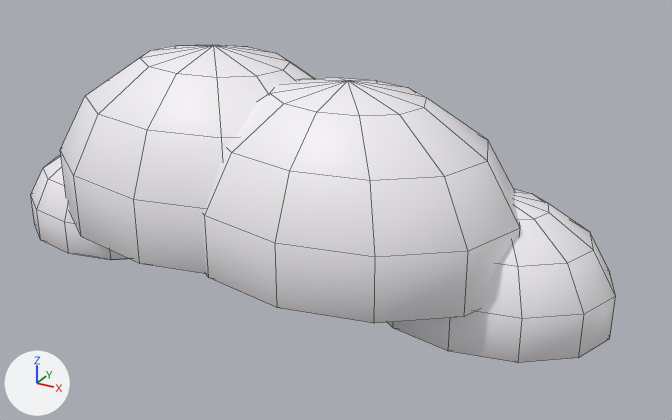
Two versions of the FBX model Assets/Art/Models/Environment/Sky/Cloud_02.fbx, one commit apart.
Before and after are seen from a 50 mm camera at (3.75, -6.05, 3.74) aimed at (0.41, 0.01, 0.7). Arrows for +X, +Y and +Z are at lower left; the lights stay in place. The picture after the commit comes second. Mesh edges are drawn as thin lines. Where no turn or scale is listed for an object, it has been applied to the vertices.

Names of what the first picture shows: 'Cloud_02'.
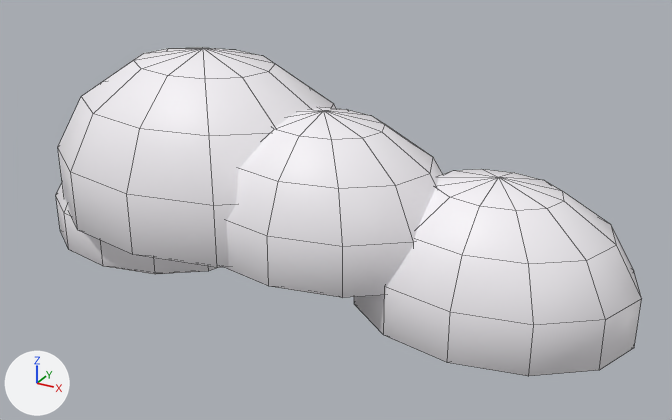
Changed parts and their boxes (x1, y1, x2, y2) in the pictures (672 x 420 px; the box of a moved part takes in the faces that stretch with it):
'Cloud_02', reshaped: before (31, 44, 616, 363); after (56, 47, 642, 376)
part 1 of me_cloud_02, moved or reshaped: before (31, 155, 129, 260); after (56, 183, 217, 274)
part 2 of me_cloud_02, moved or reshaped: before (60, 44, 314, 274); after (58, 47, 336, 268)
part 3 of me_cloud_02, moved or reshaped: before (203, 77, 520, 323); after (225, 107, 442, 298)
part 4 of me_cloud_02, moved or reshaped: before (388, 189, 616, 363); after (354, 169, 642, 376)

What the commit changed:
me_cloud_02 is used by ob_cloud_02; location (0.0, 0.0, 0.0).
me_cloud_02 had 296 vertices, 336 faces and spanned x -2.75..2.65, y -1.2..1.08, z 0.0..1.94.
me_cloud_02 now has 296 vertices, 336 faces and spans x -2.44..2.84, y -1.04..1.1, z 0.0..1.88.
me_cloud_02 part 1: the loose piece of 74 vertices spanning x -2.75..-1.07, y -0.69..0.56, z 0.0..0.9 is scaled about its middle by 1.17, then moved by (0.45, 0.05, 0.08).
me_cloud_02 part 2: the loose piece of 74 vertices spanning x -2.17..0.78, y -1.13..1.08, z 0.35..1.94 is scaled about its middle by 0.964, then moved by (-0.15, 0.06, -0.03).
me_cloud_02 part 3: the loose piece of 74 vertices spanning x -0.79..1.99, y -1.2..0.89, z 0.35..1.85 is scaled about its middle by 0.807, then moved by (-0.24, 0.07, -0.14).
me_cloud_02 part 4: the loose piece of 74 vertices spanning x 0.68..2.65, y -0.57..0.91, z 0.0..1.06 is scaled about its middle by 1.14, then moved by (0.06, -0.06, 0.07).
